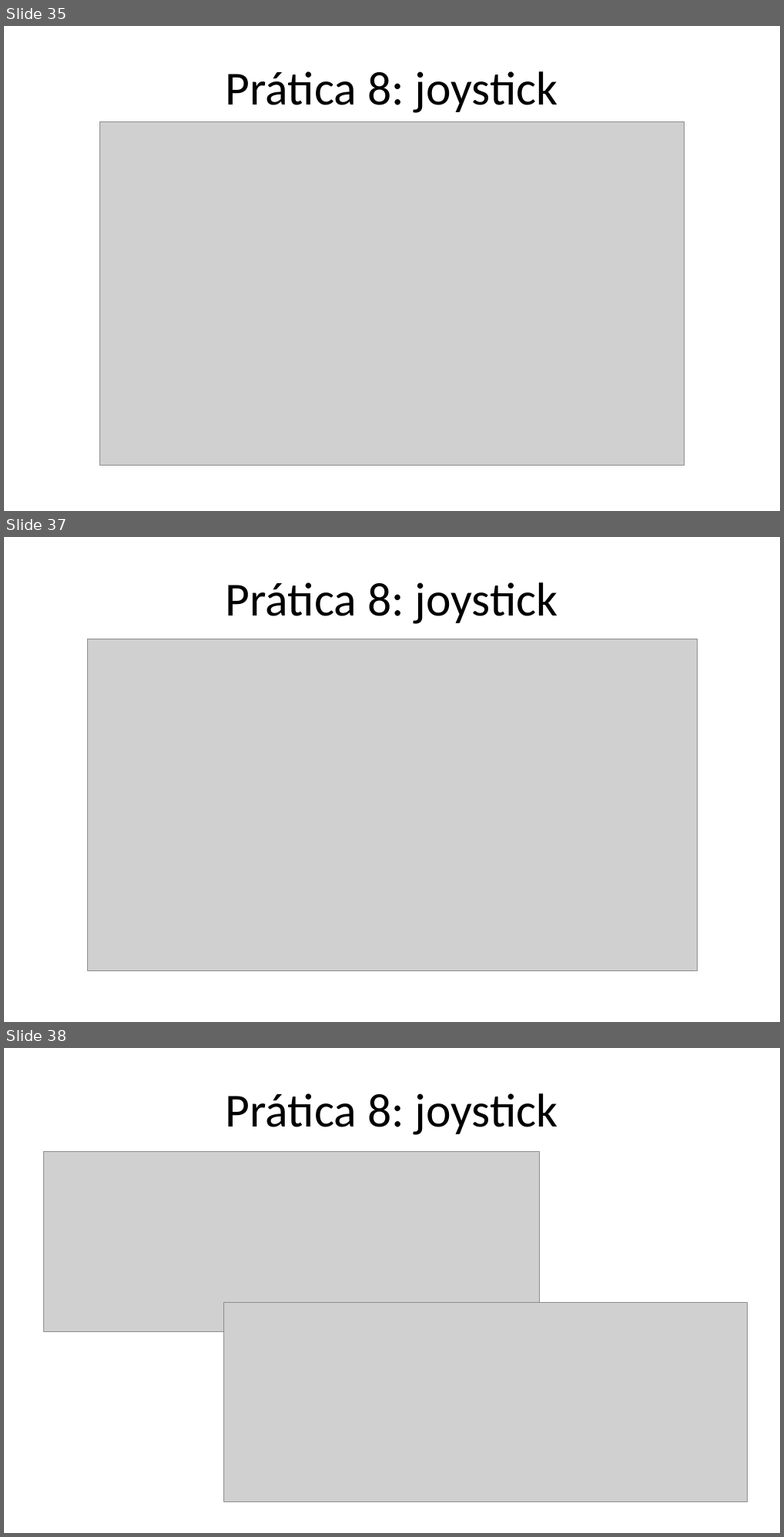
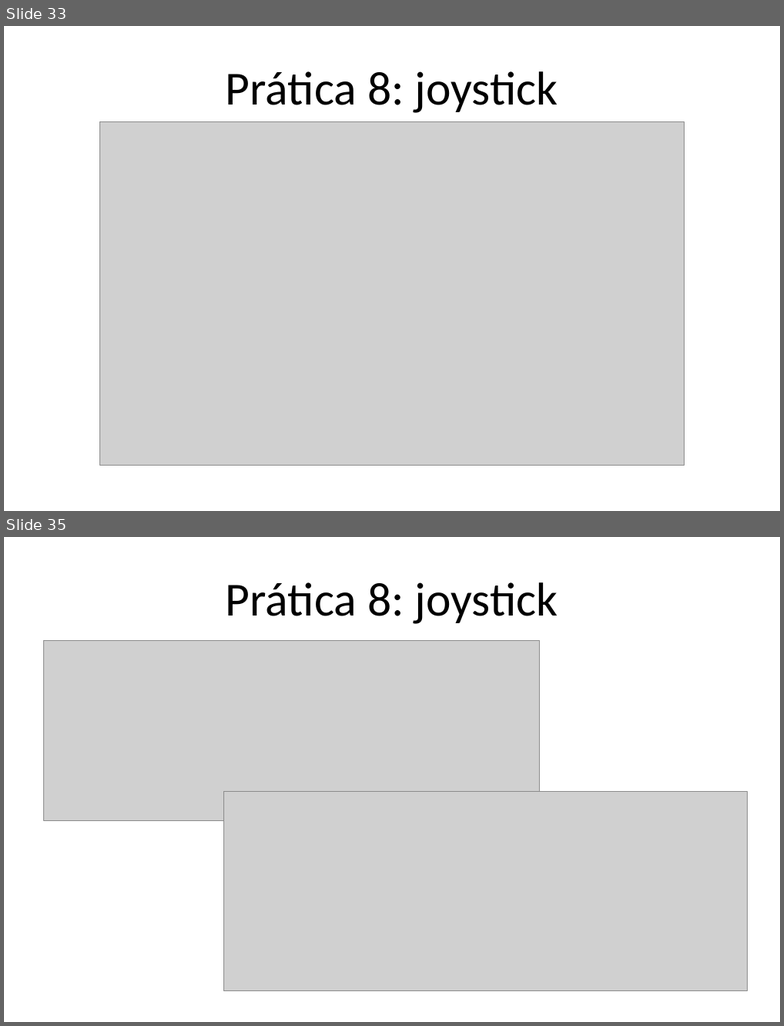
Before and after one commit to Gabrielgps25/Voluntariado-Arduino-Alpha, a slide deck: apresentacaoDeApoioArduinoIVoluntarios.pptx. Shown one above the other, each under a label of ours: slides 35, 37 and 38 before the commit, slides 33 and 35 after it; the slides between them are not shown. The pictures are 784x1537 and 784x1026 pixels, drawn with LibreOffice and Linux fonts; fonts in the diff are those of the drawing; grey boxes stand for pictures. Boxes give left, top, right and bottom in pixels: in the first picture for what was removed or moved away, otherwise in the second. Text is boxed around its words. In the diff, an @@ line names an element or a change of style, - is before the commit and + after.

Commit message:
Add display7seg and joystick

```diff
--- a/apresentacaoDeApoioArduinoIVoluntarios.pptx
+++ b/apresentacaoDeApoioArduinoIVoluntarios.pptx
@@ slide 37 removed at box(4, 537, 780, 1022), background #FFFFFF @@
@@ title removed at box(226, 582, 558, 624) @@
-Prática 8: joystick
@@ picture removed at box(88, 639, 697, 971) @@
@@ what was slide 35 is now slide 33 @@
@@ what was slide 38 is now slide 35 @@
```
Also in this commit, not shown: 3 slides changed, 2 other slides removed, 2 other files.
